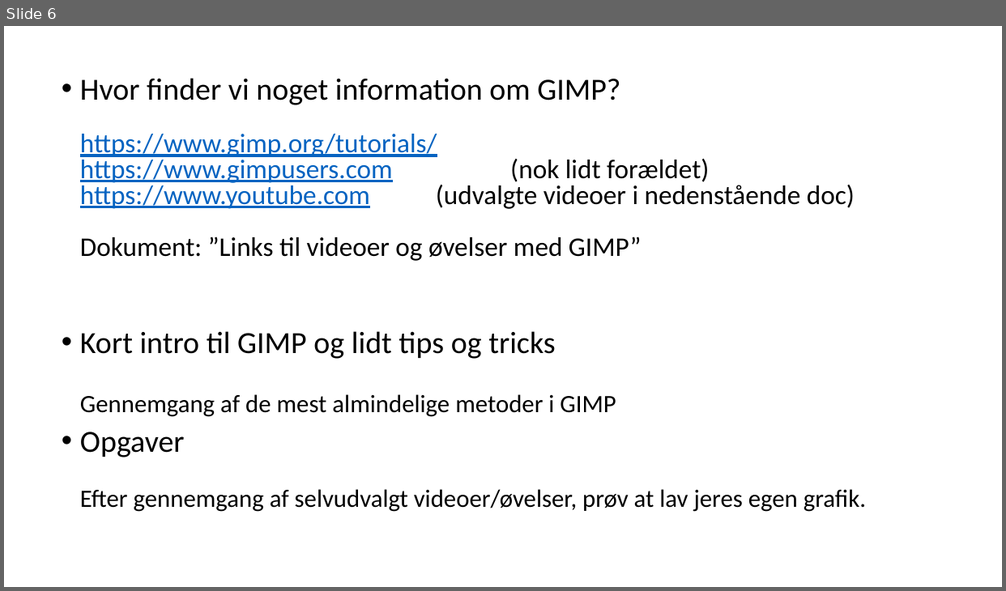
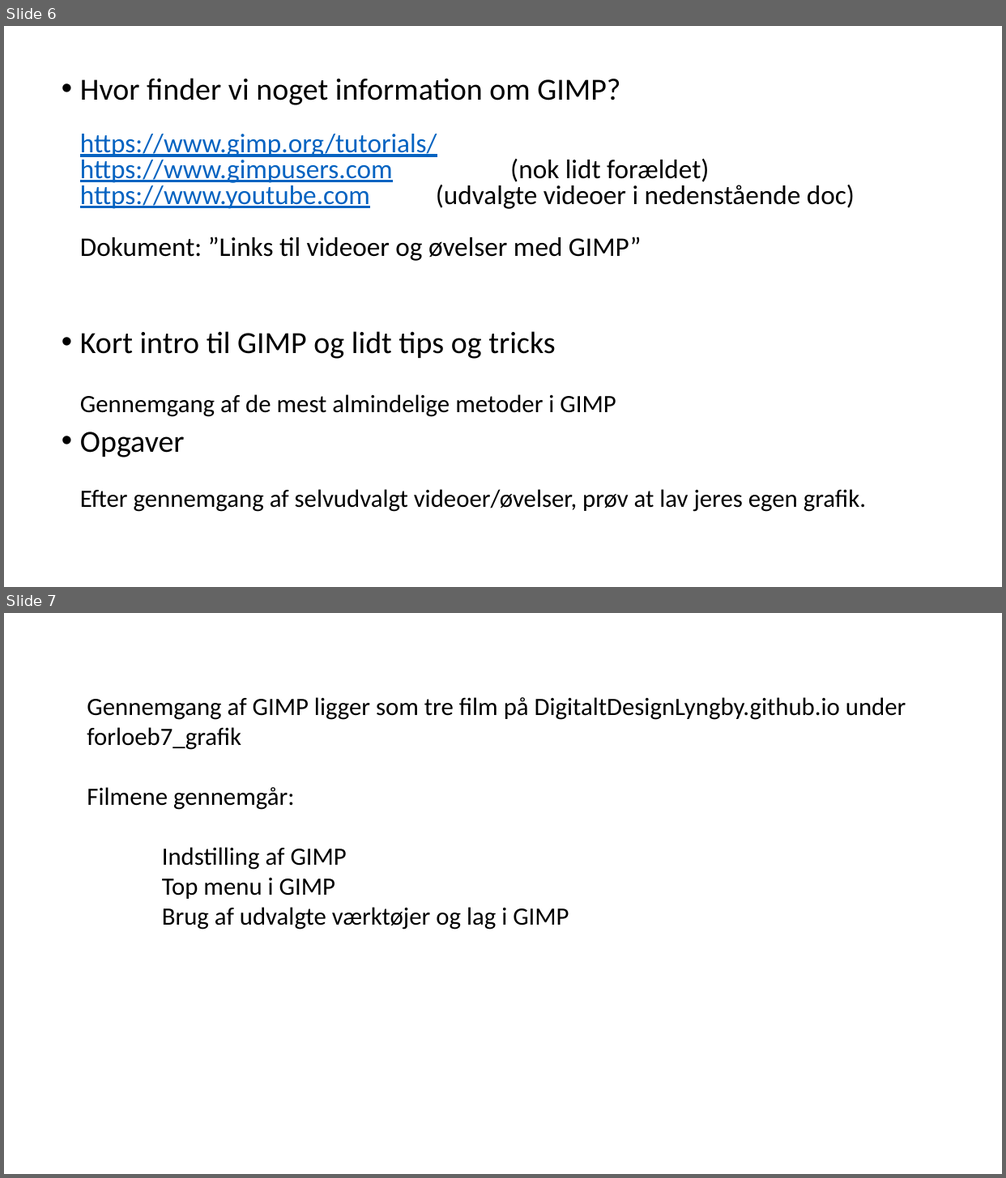
Before and after one commit to digitaltdesignlyngby/digitaltdesignlyngby.github.io, a slide deck: forlob7_grafik/DDU - grafik.pptx. Shown one above the other, each under a label of ours: slide 6 before the commit, slides 6 and 7 after it. The pictures are 1006x591 and 1006x1178 pixels, drawn with LibreOffice and Linux fonts; fonts in the diff are those of the drawing. Boxes give left, top, right and bottom in pixels: in the first picture for what was removed or moved away, otherwise in the second. Text is boxed around its words. In the diff, an @@ line names an element or a change of style, - is before the commit and + after.

```diff
--- a/forlob7_grafik/DDU - grafik.pptx
+++ b/forlob7_grafik/DDU - grafik.pptx
@@ slide 7 added at (4,613,1002,1174), background #FFFFFF @@
@@ text added at (87,697,906,930), 24 pt, text #000000 @@
+Gennemgang af GIMP ligger som tre film på DigitaltDesignLyngby.github.io under
+forloeb7_grafik
+Filmene gennemgår:
+Indstilling af GIMP
+Top menu i GIMP
+Brug af udvalgte værktøjer og lag i GIMP
```
Also in this commit, not shown: 1 slide removed, 5 other files.
